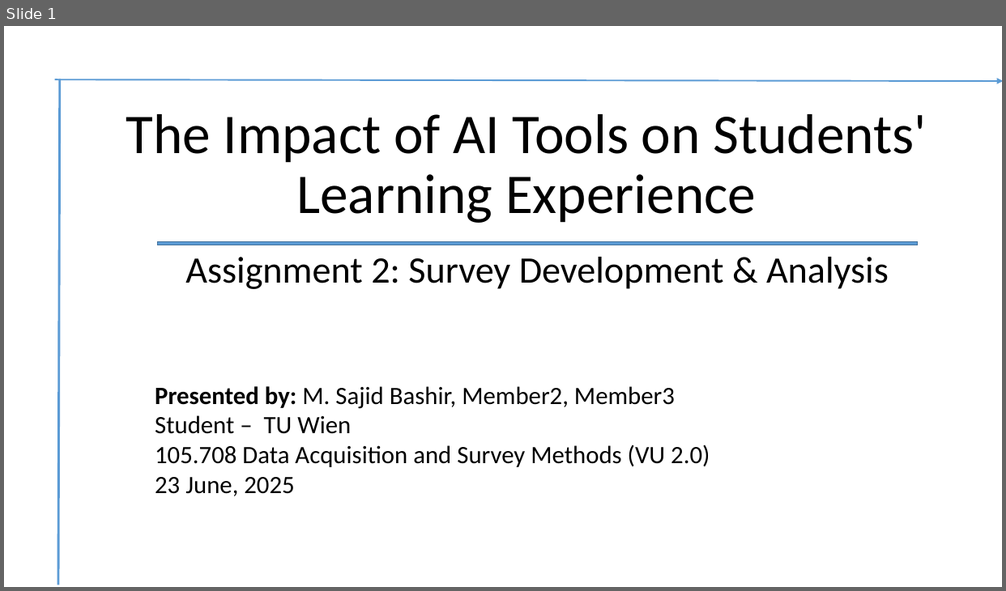
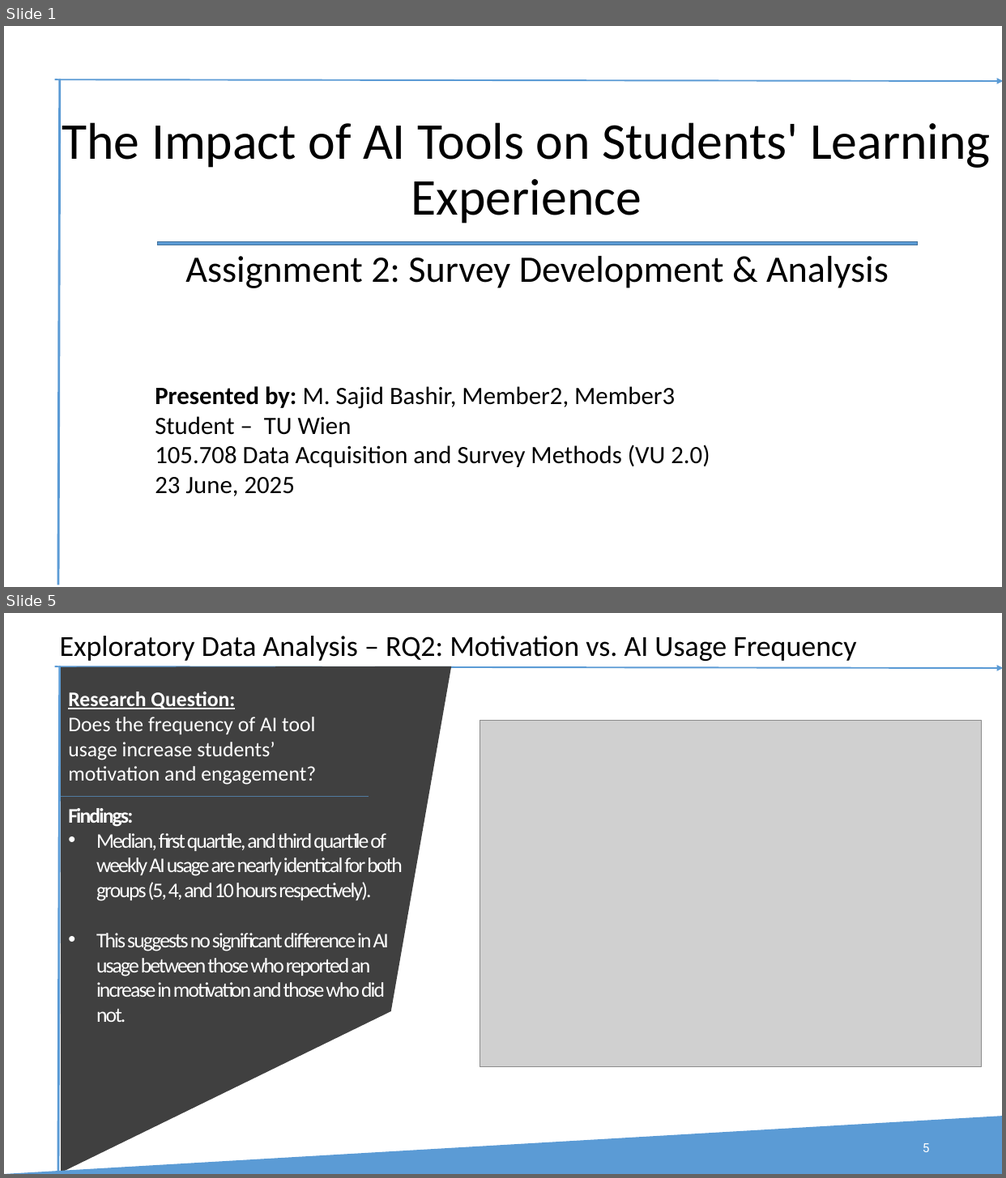
Before and after one commit to TuWienProjects/survey-methods-assignment2-group7, a slide deck: results/Presentaion DA 23-06-2025.pptx. Shown one above the other, each under a label of ours: slide 1 before the commit, slides 1 and 5 after it; the slides between them are not shown. The pictures are 1006x591 and 1006x1178 pixels, drawn with LibreOffice and Linux fonts; fonts in the diff are those of the drawing; grey boxes stand for pictures; background and template pictures are left out. Boxes give left, top, right and bottom in pixels: in the first picture for what was removed or moved away, otherwise in the second. Text is boxed around its words. In the diff, an @@ line names an element or a change of style, - is before the commit and + after.

```diff
--- a/results/Presentaion DA 23-06-2025.pptx
+++ b/results/Presentaion DA 23-06-2025.pptx
@@ slide 5 added at [4, 613, 1002, 1174], background #FFFFFF; not listed: 2 template elements that a slide beside it also shows @@
@@ text added at [60, 636, 856, 661], 28 pt, text #000000 @@
+Exploratory Data Analysis – RQ2: Motivation vs. AI Usage Frequency
@@ freeform shape added at [61, 666, 452, 1173], fill #404040 @@
@@ text added at [68, 692, 316, 785], 20 pt, text #FFFFFF @@
+Research Question:
+Does the frequency of AI tool usage increase students’ motivation and engagement?
@@ picture added at [480, 720, 982, 1067] @@
@@ line added from (60, 796) to (368, 796), #5B9BD5 0.5 pt @@
@@ text added at [68, 808, 402, 1022], 20 pt, text #FFFFFF @@
+Findings:
+• Median, first quartile, and third quartile of weekly AI usage are nearly identical for both groups (5, 4, and 10 hours respectively).
+• This suggests no significant difference in AI usage between those who reported an increase in motivation and those who did not.
@@ freeform shape added at [4, 1116, 1002, 1174], fill #5B9BD5 @@
@@ page number added at [923, 1144, 930, 1152], 12 pt, text #FFFFFF @@
+5
@@ slide 1 changed as well @@
@@ title "The Impact of AI Tools ..." at [62, 122, 991, 224]: size 54 to 49.7 pt @@
```
Also in this commit, not shown: 9 other slides changed, 1 slide removed.
